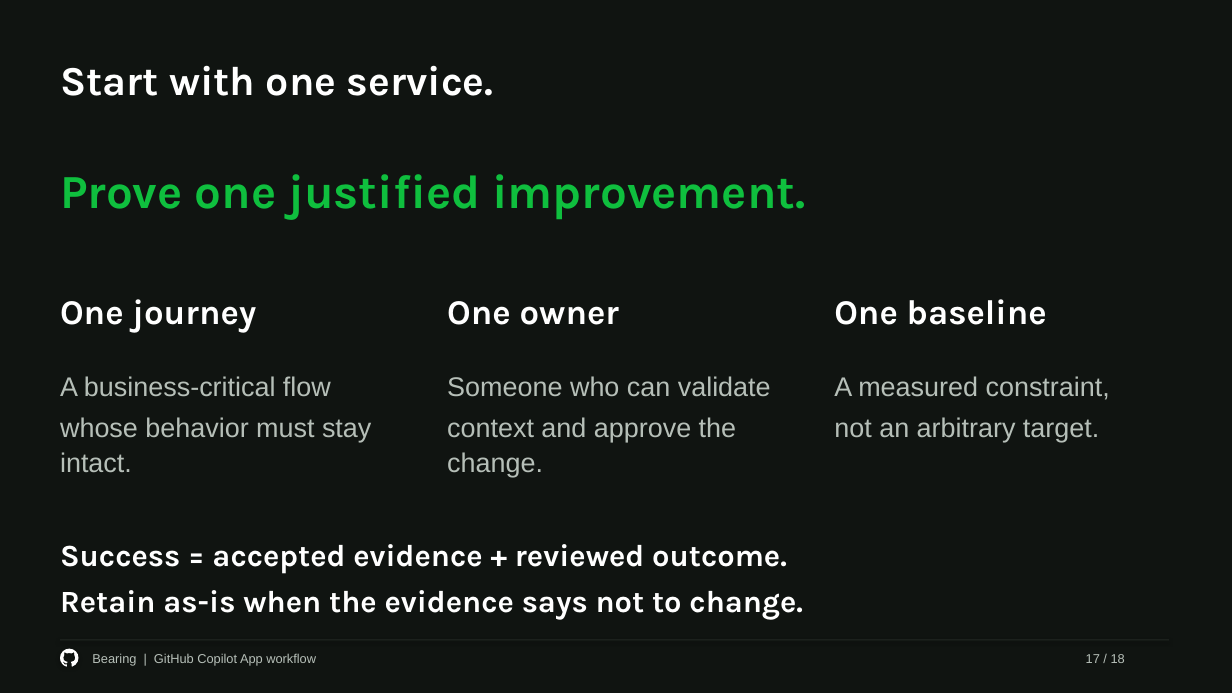
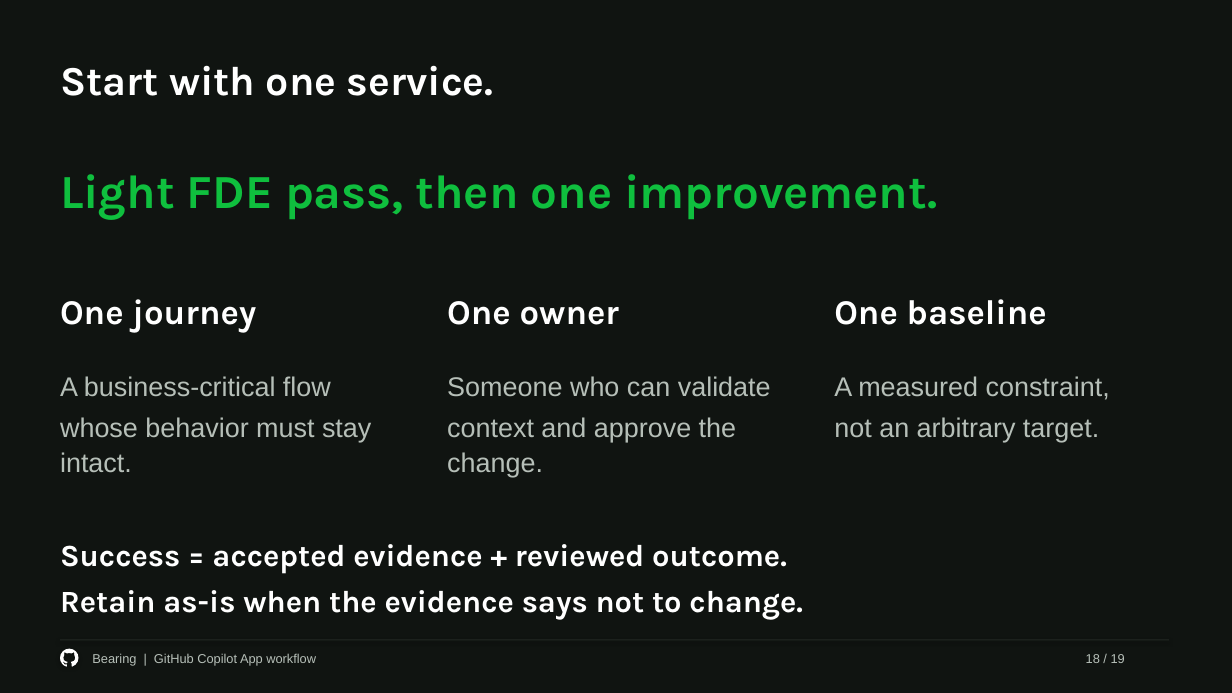
Before and after one commit to eltyagi/bearingV2, a slide deck: slide 18 of submission/bearing-enterprise-deck.pptx (slide 17 before the commit). Drawn at 1232x693 pixels with LibreOffice and Linux fonts; fonts in the diff are those of the drawing. Boxes give left, top, right and bottom in pixels: in the first picture for what was removed or moved away, otherwise in the second. Text is boxed around its words. In the diff, an @@ line names an element or a change of style, - is before the commit and + after.

```diff
--- a/submission/bearing-enterprise-deck.pptx
+++ b/submission/bearing-enterprise-deck.pptx
@@ text at <box>60,174,937,220</box>: text changed @@
-Prove one justified improvement.
+Light FDE pass, then one improvement.
@@ text at <box>1086,654,1125,663</box>: text changed @@
-17 / 18
+18 / 19
```
Also in this commit, not shown: 17 other slides changed, 1 slide added, 2 other files.
